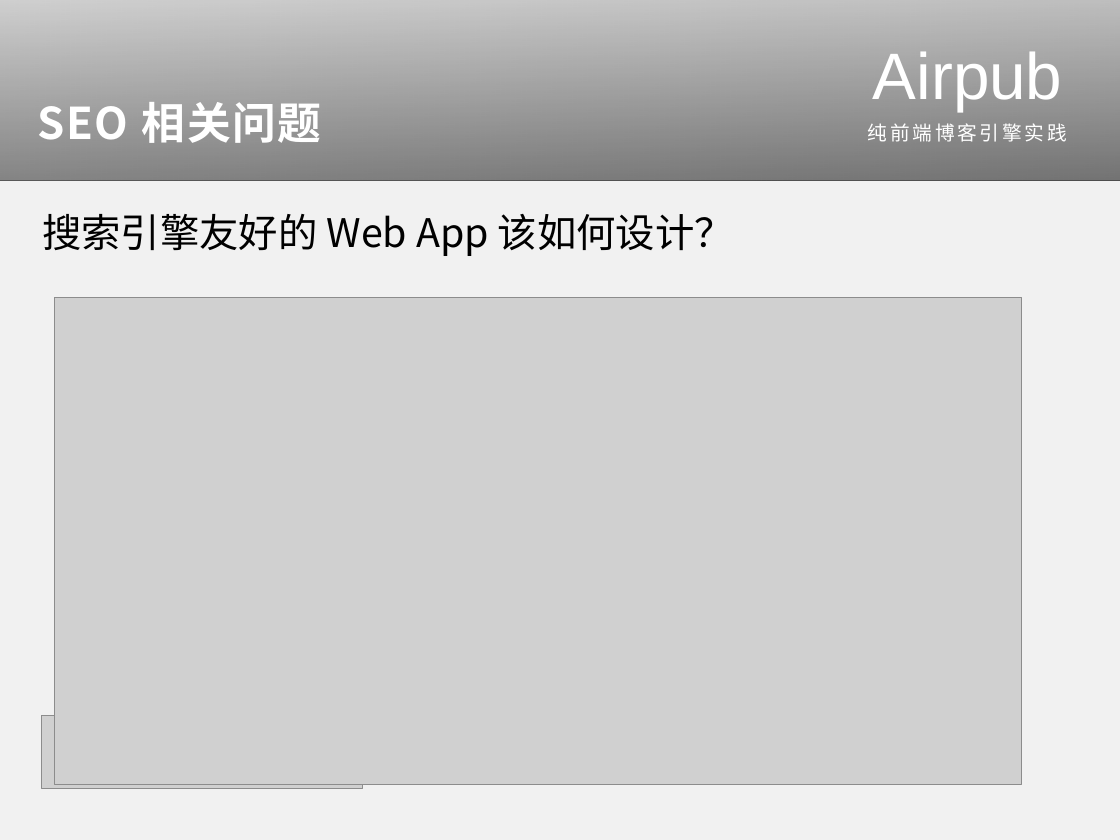
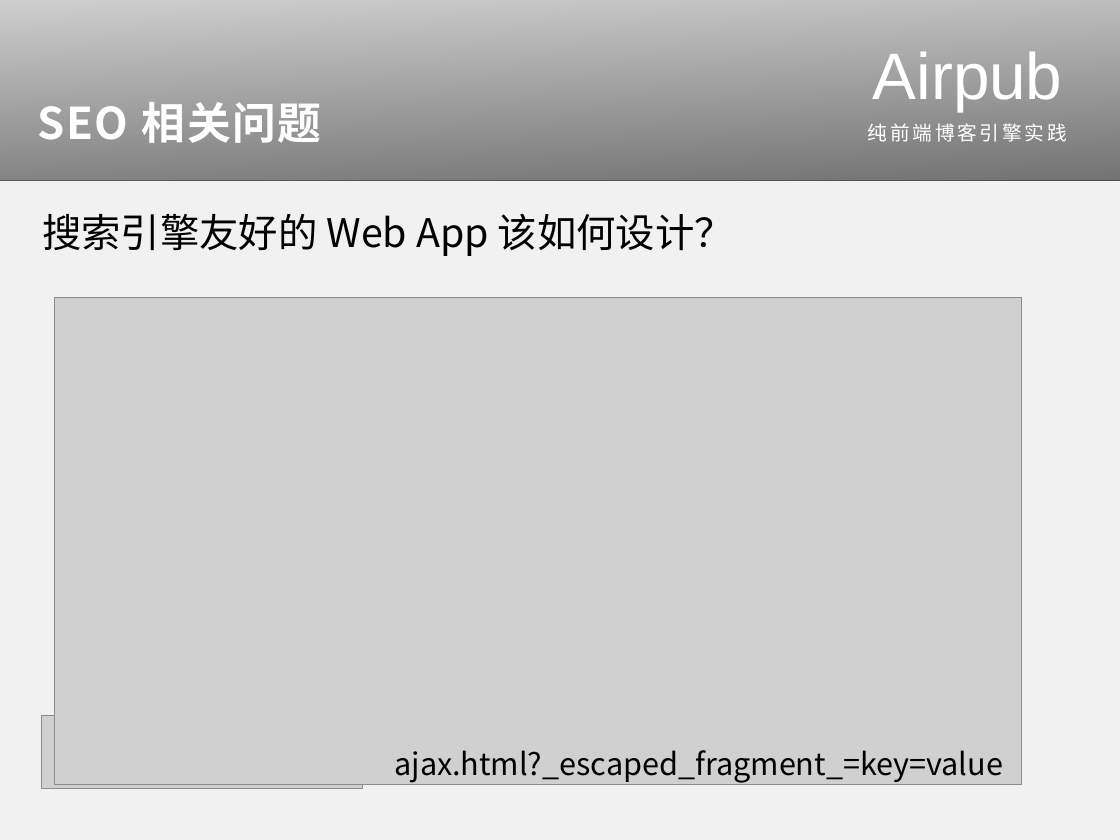
Before and after one commit to guo-yu/QConShanghai-2014, a slide deck: slide 20 of powerpoint/airpub.pptx (slide 18 before the commit). Drawn at 1120x840 pixels with LibreOffice and Linux fonts; fonts in the diff are those of the drawing; grey boxes stand for pictures. Boxes give left, top, right and bottom in pixels: in the first picture for what was removed or moved away, otherwise in the second. Text is boxed around its words. In the diff, an @@ line names an element or a change of style, - is before the commit and + after.

```diff
--- a/powerpoint/airpub.pptx
+++ b/powerpoint/airpub.pptx
@@ text added at box(394, 750, 1003, 783), 28 pt, text #000000 @@
+ajax.html?_escaped_fragment_=key=value
```
Also in this commit, not shown: 8 other slides changed, 2 slides added, 43 other files.
